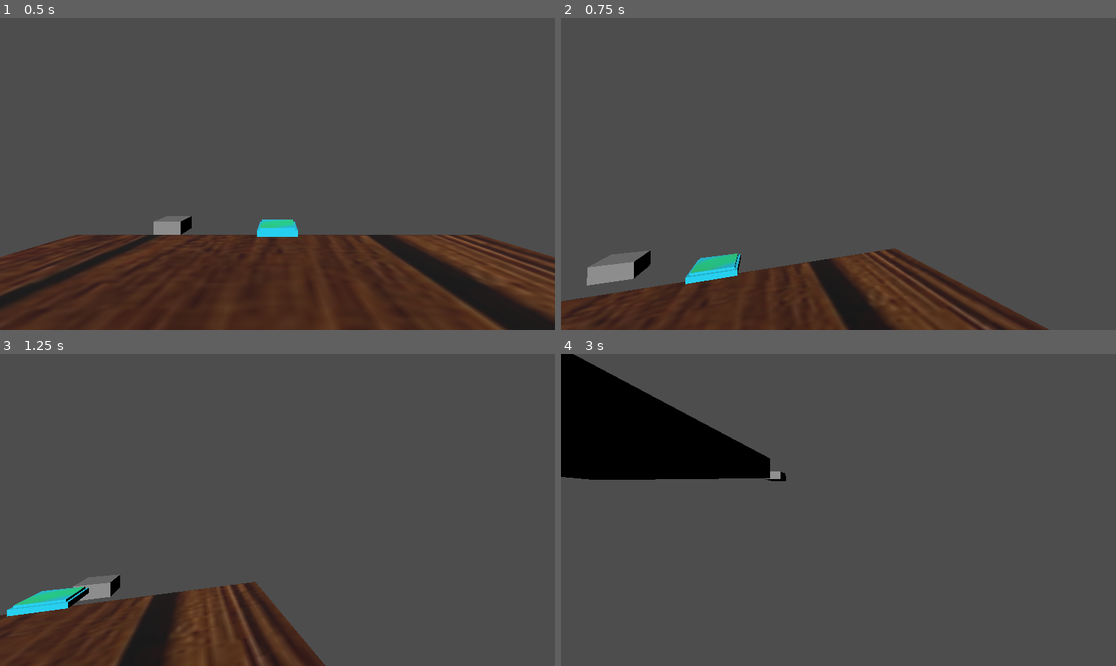
Above: before the commit, frames 1-4 (two rows, left to right).
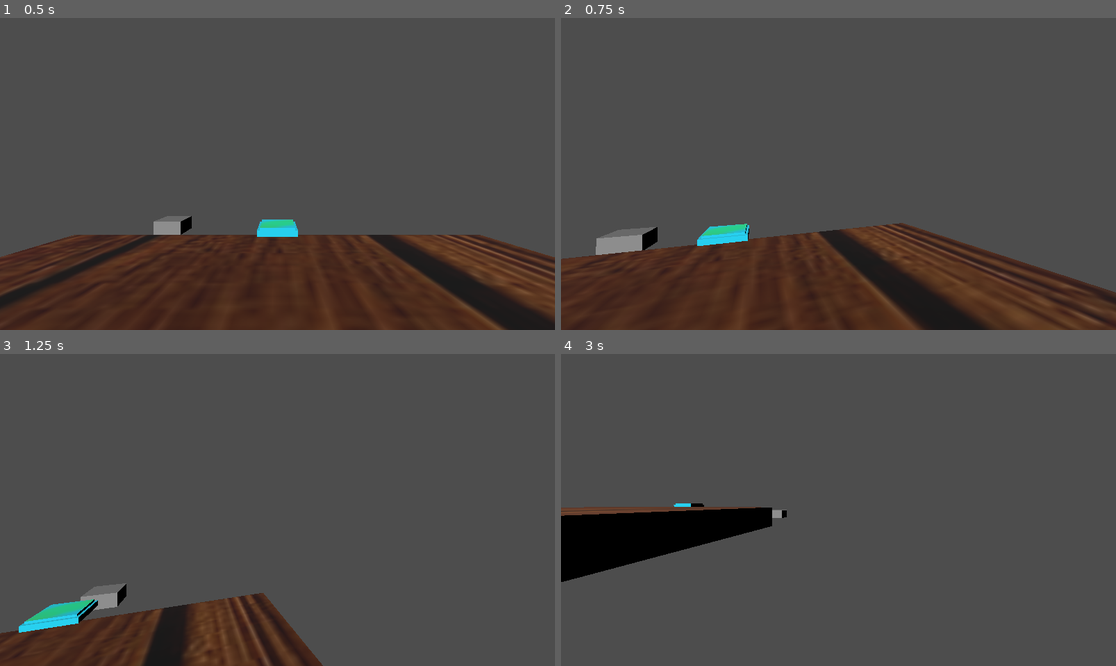
Above: after the commit, the same moments.

Repository: phiddypus/SBU-Hacks-VI
Game: Godot game, scene res://scenes/world.tscn
The game is run twice, just before and just after one commit, with the same random seed, the same clock (stepped at 60 frames per second) and the same inputs.
Inputs (mouse positions are in pixels of both pictures, inside the frame that each line leads up to):
- Up to frame 1 (0.5 s): no input
- Up to frame 2 (0.75 s): tap Enter (ui_accept) at 0.5, 0.6 s; move the mouse to (866, 174) at 0.52 s; hold D (game_right) from 0.53 s (still down)
- Up to frame 3 (1.25 s): keep holding D (game_right); tap Space (game_jump) at 0.77, 0.8, 1.07 s
- Up to frame 4 (3 s): move the mouse to (810, 510) at 1.27 s; release D (game_right) at 1.28 s; hold S (game_back) 1.28-2.03 s; tap Space (game_jump) at 1.35, 1.52, 1.82, 2.3 s; tap Enter (ui_accept) at 1.55, 2.85 s; move the mouse to (849, 503) at 2.02 s; hold D (game_right) from 2.03 s (still down); tap W (game_front) at 2.1 s; move the mouse to (832, 516) at 2.77 s

Frame 1 is identical in both runs. In frame 2, 18% of the frame differs, in the area x 0-100%, y 65-100%; in frame 3, 5.6%; in frame 4, 15%.

Commit message:
ok now i fixed

Diff:
--- a/godot/scripts/player.gd
+++ b/godot/scripts/player.gd
@@ -1,37 +1,55 @@
 extends CharacterBody3D
 
-const SPEED = 5.0
+const WALK_SPEED = 5.0
+const DASH_SPEED = WALK_SPEED ** 2
+const WALK_DAMP = 0.25
 const JUMP_VELOCITY = 4.5
 const MOUSE_SENS = 0.003
 const DASH_COOLDOWN = 1.5
+
+var base_velocity = Vector3.ZERO
 var dash_timer = 0
 var dashing = false
 
 # Get the gravity from the project settings to be synced with RigidBody nodes.
 var gravity = ProjectSettings.get_setting("physics/3d/default_gravity")
 
+func get_ground_velocity ():
+	for i in range(get_slide_collision_count()):
+		var coll = get_slide_collision(i)
+		if coll.get_angle() == get_floor_angle():
+			var collColl = coll.get_collider()
+			if "velocity" in collColl:
+				return collColl.velocity
+	return Vector3.ZERO
+
 func _ready():
 	Input.set_mouse_mode(Input.MOUSE_MODE_CAPTURED)
 
 func _physics_process(delta):
-	# Add the gravity.
-	if is_on_floor():
-		velocity.x = move_toward(velocity.x, 0, SPEED)
-		velocity.z = move_toward(velocity.z, 0, SPEED)
-	else:
-		velocity.y -= gravity * delta
-
-	# Handle jump
-	if Input.is_action_just_pressed("ui_accept") and is_on_floor():
-		velocity.y = JUMP_VELOCITY
+	var on_floor = is_on_floor()
+	var velXZ = Vector3(velocity.x, 0, velocity.z)
 
 	# Get the input direction and handle the movement/deceleration.
 	var input_dir = Input.get_vector("game_left", "game_right", "game_front", "game_back")
-	var direction = (transform.basis * Vector3(input_dir.x, 0, input_dir.y)).normalized().rotated(Vector3.UP, rotation.y)
-	if direction:
-		velocity.x = direction.x * SPEED
-		velocity.z = direction.z * SPEED
+	var move = (transform.basis * Vector3(input_dir.x, 0, input_dir.y)).normalized().rotated(Vector3.UP, rotation.y) * WALK_SPEED
+	var target_velocity = Vector3.ZERO
+	if move:
+		target_velocity = move
+	if not on_floor:
+		target_velocity = (target_velocity + velXZ).limit_length(max(velXZ.length(), WALK_SPEED))
+		#print(target_velocity)
 
+	velXZ = velXZ.lerp(target_velocity, WALK_DAMP)
+	velocity.x = velXZ.x
+	velocity.z = velXZ.z
+
+	if on_floor:
+		base_velocity = get_ground_velocity()
+		if Input.is_action_just_pressed("game_jump"):
+			velocity.y = JUMP_VELOCITY
+	else:
+		velocity.y -= gravity * delta
 
 	# Dash
 	if dash_timer <= DASH_COOLDOWN:
@@ -39,12 +57,12 @@
 
 	if dashing:
 		var camera = $Camera3D
-		var camera_dir = $Camera3D.basis.z
+		#var camera_dir = $Camera3D.basis.z
 		var dir = Basis(Vector3(1,0,0),camera.rotation.x*2)*Basis(Vector3(0,1,0), camera.rotation.y*2)*Vector3(0,0,1)
-		print(camera.basis.z.y)
-		velocity.x = -dir.x * SPEED * SPEED
-		velocity.y = -camera.basis.z.y * SPEED * SPEED
-		velocity.z = -dir.z * SPEED * SPEED
+		#print(camera.basis.z.y)
+		velocity.x = -dir.x * DASH_SPEED
+		velocity.y = -camera.basis.z.y * DASH_SPEED
+		velocity.z = -dir.z * DASH_SPEED
 		dash_timer=0
 		dashing=false
 
@@ -63,5 +81,5 @@
 			dashing=true
 
 
-func _process(delta):
-	pass
+#func _process(delta):
+	#pass
Not shown: 1 places in godot/scenes/player.tscn that only renumber resources
Not shown: 1 places in godot/scenes/world.tscn that only renumber resources
